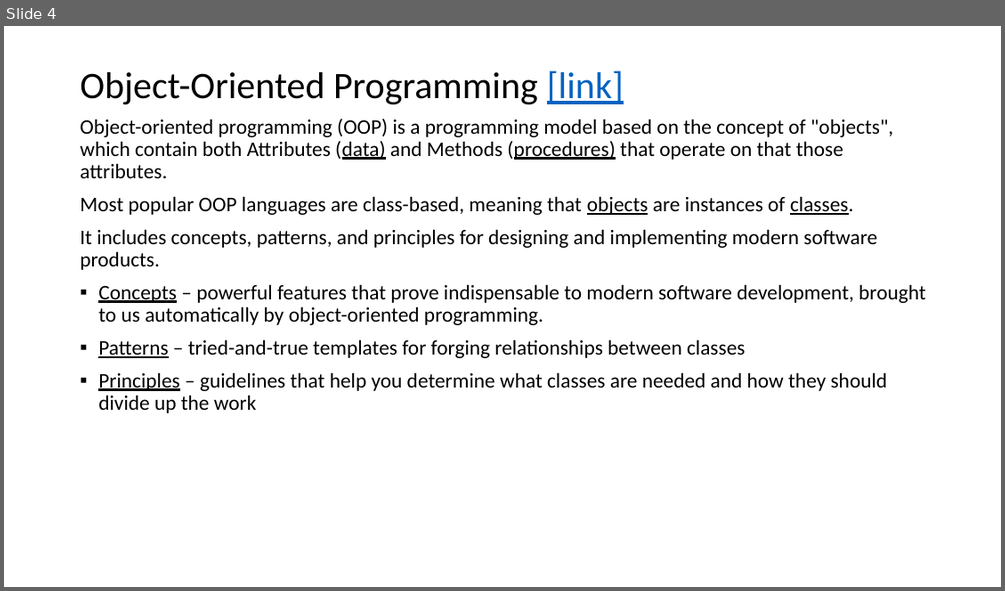
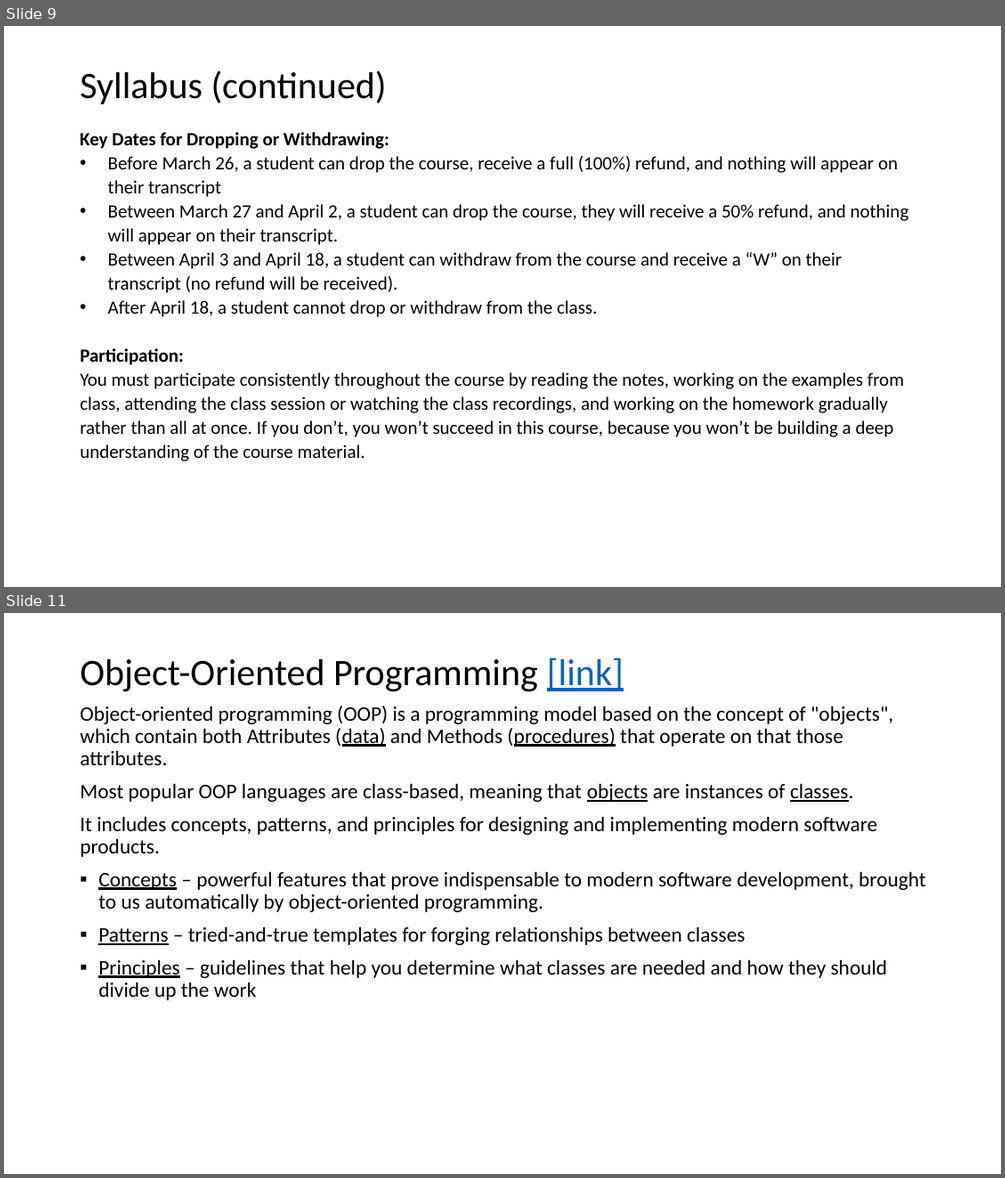
Before and after one commit to EricJPogue/www-epogue-info, a slide deck: CPSC-24500/Week01/2016SpringW01SlidesLecture.pptx. Shown one above the other, each under a label of ours: slide 4 before the commit, slides 9 and 11 after it; the slides between them are not shown. The pictures are 1005x591 and 1005x1178 pixels, drawn with LibreOffice and Linux fonts; fonts in the diff are those of the drawing. Boxes give left, top, right and bottom in pixels: in the first picture for what was removed or moved away, otherwise in the second. Text is boxed around its words. In the diff, an @@ line names an element or a change of style, - is before the commit and + after.

```diff
--- a/CPSC-24500/Week01/2016SpringW01SlidesLecture.pptx
+++ b/CPSC-24500/Week01/2016SpringW01SlidesLecture.pptx
@@ slide 9 added at (4, 26, 1001, 587), background #FFFFFF @@
@@ title added at (80, 70, 387, 104), 36 pt, text #000000 @@
+Syllabus (continued)
@@ text added at (80, 132, 909, 317), 18 pt, text #000000 @@
+Key Dates for Dropping or Withdrawing:
+• Before March 26, a student can drop the course, receive a full (100%) refund, and nothing will appear on their transcript
+• Between March 27 and April 2, a student can drop the course, they will receive a 50% refund, and nothing will appear on their transcript.
+• Between April 3 and April 18, a student can withdraw from the course and receive a “W” on their transcript (no refund will be received).
+• After April 18, a student cannot drop or withdraw from the class.
@@ text added at (80, 348, 904, 461), 18 pt, text #000000 @@
+Participation:
+You must participate consistently throughout the course by reading the notes, working on the examples from class, attending the class session or watching the class recordings, and working on the homework gradually rather than all at once. If you don’t, you won’t succeed in this course, because you won’t be building a deep understanding of the course material.
@@ what was slide 4 is now slide 11 @@
```
Also in this commit, not shown: 4 slides changed, 7 other slides added, 2 other files.
